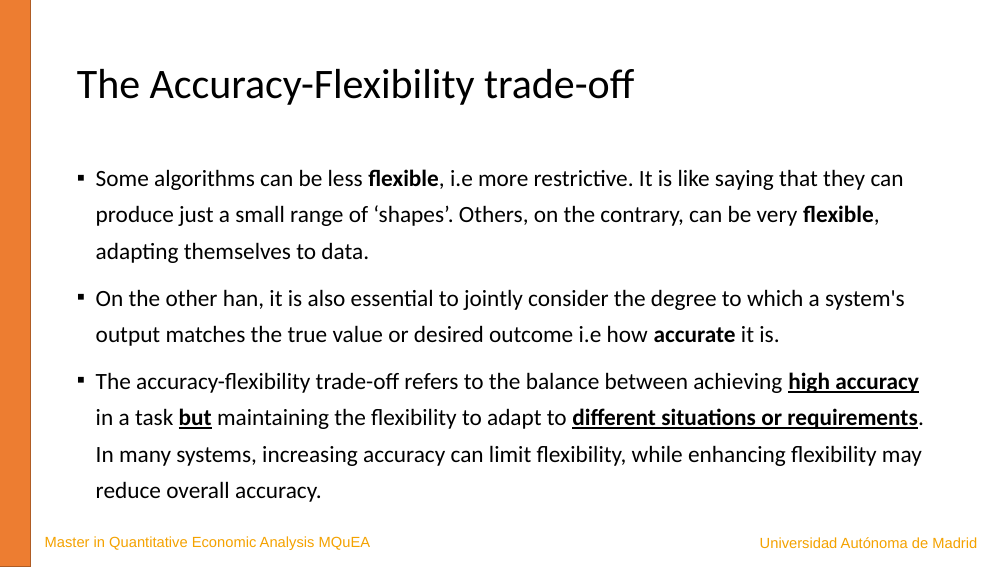
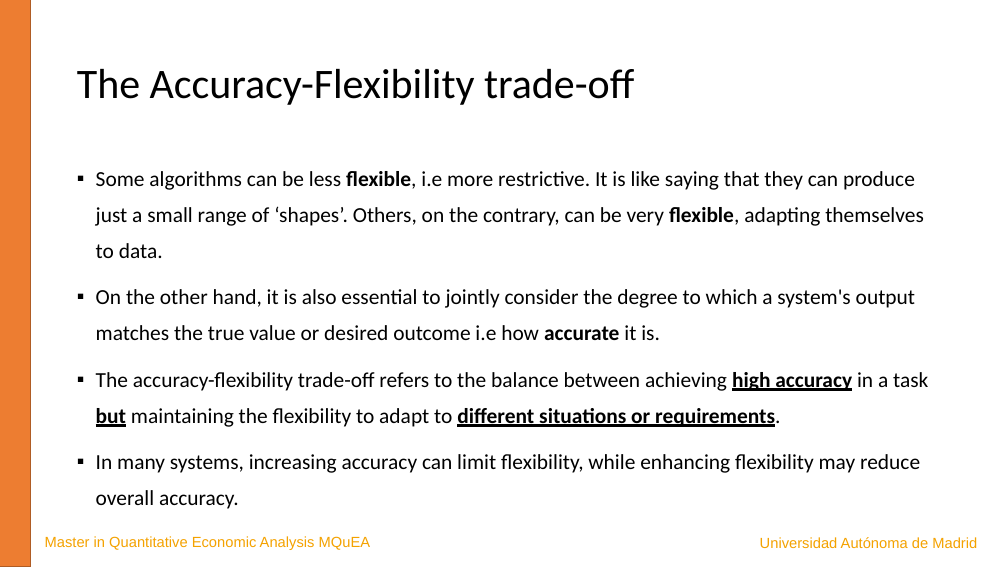
Before and after one commit to JavierBas/IMLEF-MQuEA, a slide deck: slide 11 of Slides/Topic 1 What is ML.pptx. Drawn at 1008x567 pixels with LibreOffice and Linux fonts; fonts in the diff are those of the drawing. Boxes give left, top, right and bottom in pixels: in the first picture for what was removed or moved away, otherwise in the second. Text is boxed around its words. In the diff, an @@ line names an element or a change of style, - is before the commit and + after.

```diff
--- a/Slides/Topic 1 What is ML.pptx
+++ b/Slides/Topic 1 What is ML.pptx
@@ text at <box>96,171,924,258</box>: size 22.2 to 20.4 pt in "Some algorithms can be less flexible, i.e ..."; line spacing 1.3 to 1.4 @@
@@ text at <box>96,289,928,509</box>: text changed; size 22.2 to 20.4 pt @@
-▪ On the other han, it is also essential to jointly consider the degree to which a system's output matches the true value or desired outcome i.e how accurate it is.
-▪ The accuracy-flexibility trade-off refers to the balance between achieving high accuracy in a task but maintaining the flexibility to adapt to different situations or requirements. In many systems, increasing accuracy can limit flexibility, while enhancing flexibility may reduce overall accuracy.
+▪ On the other hand, it is also essential to jointly consider the degree to which a system's output matches the true value or desired outcome i.e how accurate it is.
+▪ The accuracy-flexibility trade-off refers to the balance between achieving high accuracy in a task but maintaining the flexibility to adapt to different situations or requirements.
+▪ In many systems, increasing accuracy can limit flexibility, while enhancing flexibility may reduce overall accuracy.
```
Also in this commit, not shown: 3 other slides changed, 13 other files.
